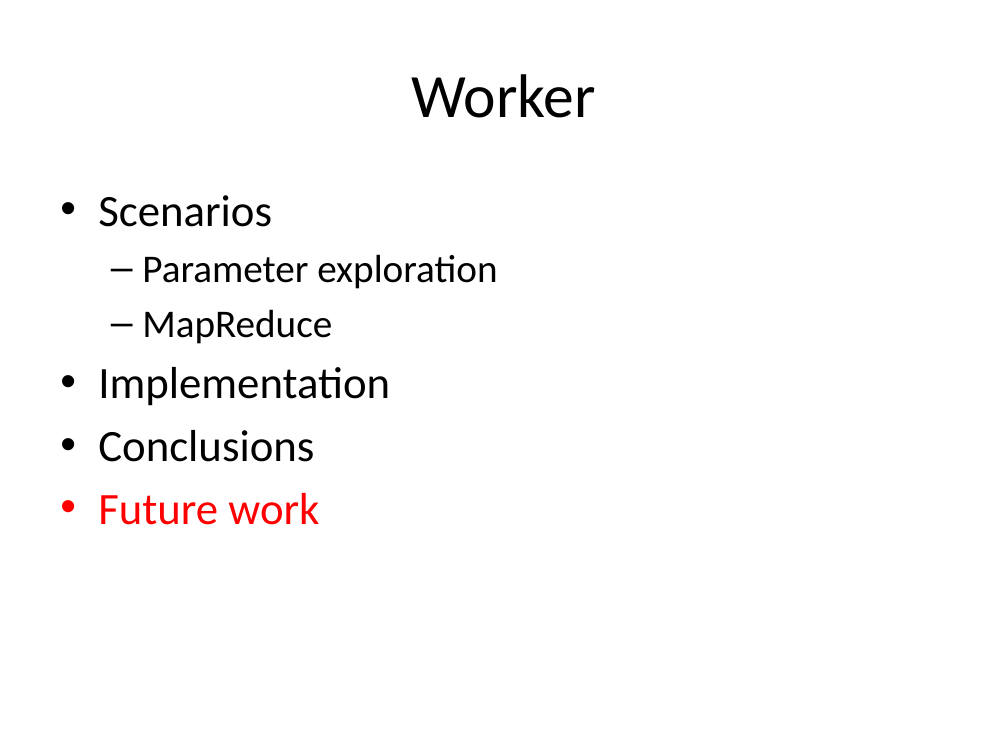
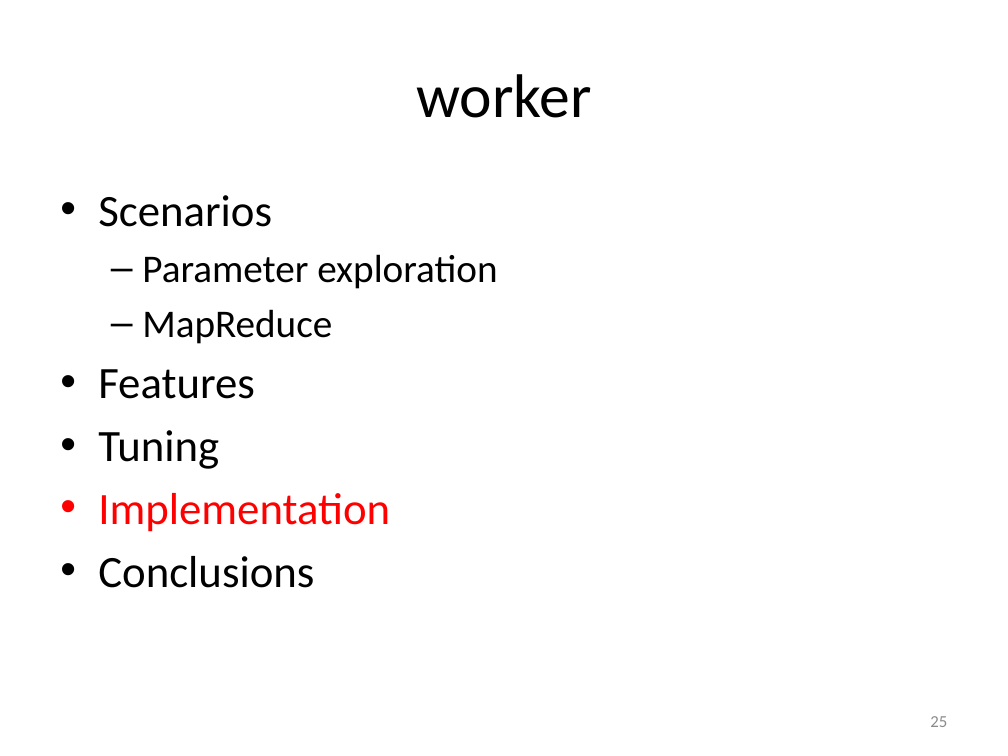
Before and after one commit to gjbex/worker, a slide deck: slide 25 of doc/worker.pptx (slide 29 before the commit). Drawn at 1008x756 pixels with LibreOffice and Linux fonts; fonts in the diff are those of the drawing. Boxes give left, top, right and bottom in pixels: in the first picture for what was removed or moved away, otherwise in the second. Text is boxed around its words. In the diff, an @@ line names an element or a change of style, - is before the commit and + after.

```diff
--- a/doc/worker.pptx
+++ b/doc/worker.pptx
@@ title at [416,74,591,118]: text changed @@
-Worker
+worker
@@ text at [98,369,255,469]: paragraphs added @@
+• Features
+• Tuning
@@ text at [98,493,319,525]: paragraph removed @@
-• Future work
@@ text at [98,493,390,532]: text colour #000000 to #FF0000 in "Implementation" @@
@@ page number added at [930,716,947,727], 12 pt, text #8C8C8C @@
+25
```
Also in this commit, not shown: 28 other slides changed, 2 slides added, 1 slide removed.
